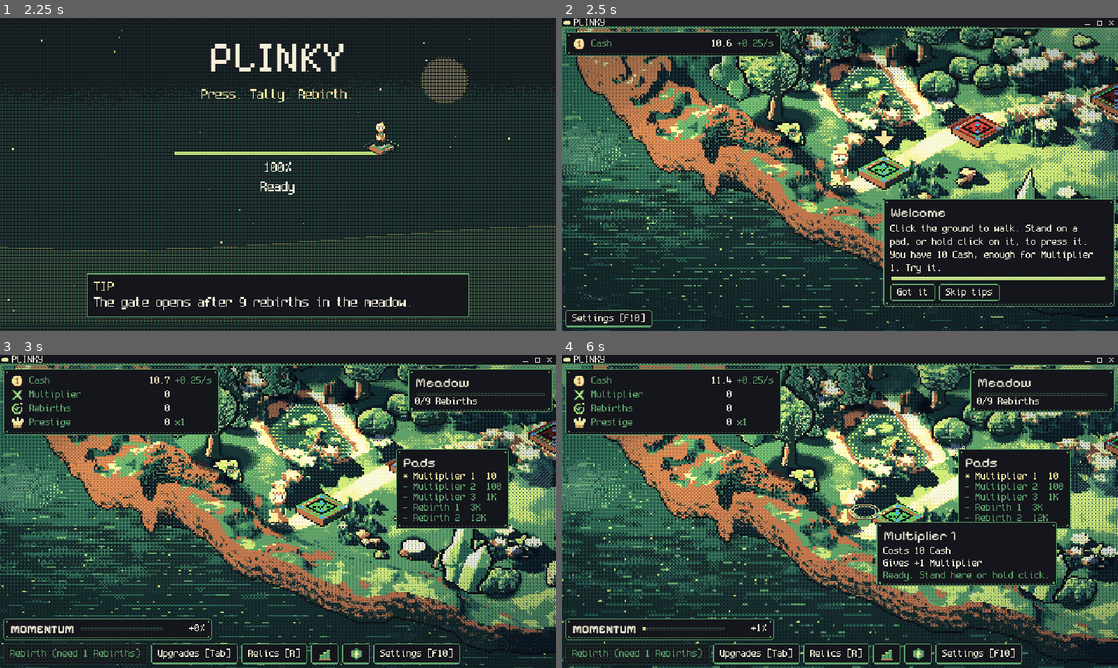
Above: before the commit, frames 1-4 (two rows, left to right).
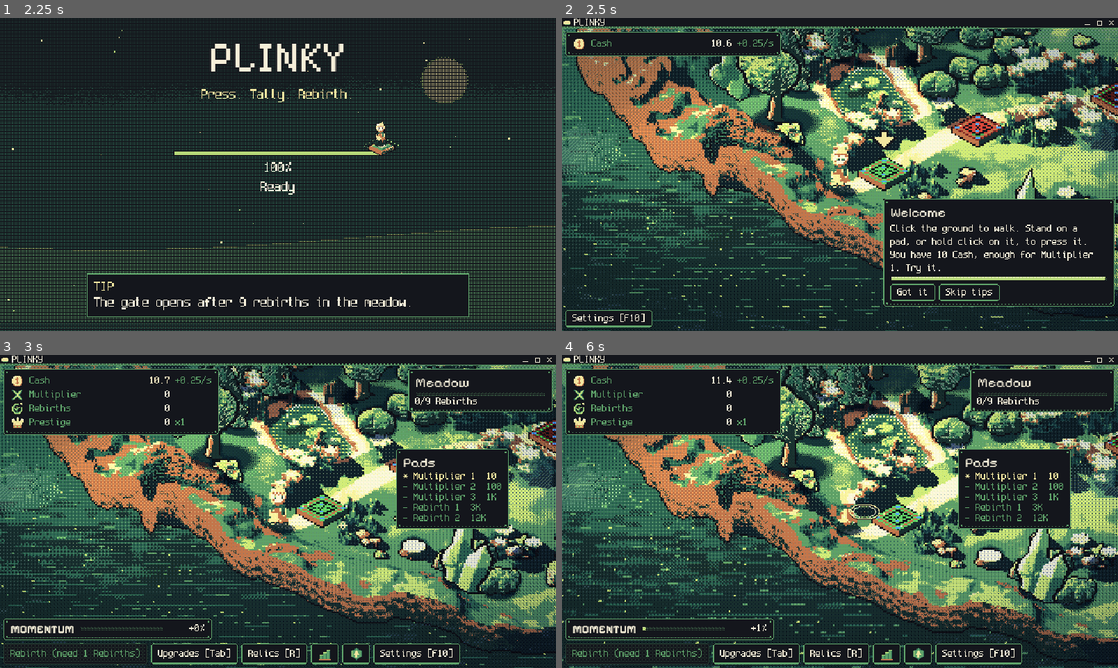
Above: after the commit, the same moments.

Repository: FreezingShock/Plinky
Game: Godot game, scene res://boot/boot.tscn
Same seed, same stepped clock (60 frames per second), same inputs: the game is played once before the commit and once after it.
Inputs (mouse positions are in pixels of both pictures, inside the frame that each line leads up to):
- Up to frame 1 (2.25 s): tap Enter (ui_accept) at 0.5, 0.77, 1.07 s; move the mouse to (400, 158) at 0.52 s; hold D 0.53-1.25 s; tap Space at 0.6 s; click (400, 158) at 0.67 s; drag from (166, 190) to (250, 237) at 1.27 s; move the mouse to (333, 105) at 2.02 s; hold D from 2.03 s (still down); tap 2 at 2.1 s
- Up to frame 2 (2.5 s): keep holding D
- Up to frame 3 (3 s): release D at 2.75 s; click "Skip tips" at 2.75 s
- Up to frame 4 (6 s): drag from (812, 574) to (673, 464) at 3.52 s; move the mouse to (1006, 558) at 4.27 s; hold A (plinky_left) 4.28-5 s; tap 1 at 4.35 s; tap Enter (ui_accept) at 4.52, 4.82 s; drag from (673, 464) to (756, 433) at 5.02 s; move the mouse to (867, 511) at 5.77 s; hold Escape (plinky_back) from 5.78 s (still down); tap 3 at 5.85 s; click (867, 511) at 5.92 s

Frame 1 is identical in both runs. In frame 2, 0.7% of the frame differs, in the area x 53-100%, y 21-56%; in frame 3, 0.5%; in frame 4, 5.6%, in the area x 55-100%, y 25-74%.

Commit message:
Pads: draw every outline as whole-texel rects and snap to the texel grid
Co-Authored-By: Claude Sonnet 5.5 <noreply@anthropic.com>
Claude-Session: https://claude.ai/code/session_01Pmx9dTPz6cri7VWy3YYTZV

Diff:
--- a/world/texel_pad.gd
+++ b/world/texel_pad.gd
@@ -59,6 +59,7 @@
 
 
 func _ready() -> void:
+	position = position.round()  # anchors are fractional; a plate drawn between texels would not sit on the world's grid
 	emblem_bits = absi(String(button_id).hash()) & 0x7FFF
 	rarity = load("res://content/rarities/%s.tres" % _sim().pad_rarity(button_id)) as RarityDef
 	var b: ButtonDef = _sim().button_defs.get(button_id) as ButtonDef
@@ -230,12 +231,12 @@
 	if rs >= 0:
 		var g: float = 1.0 + 0.45 * float(rs + 1) / 6.0
 		var rc: Color = palette[7] if rs < 4 else palette[4]
-		draw_polyline(_diamond(g), rc, 1.0)
+		_outline(g, 0, rc)
 	var ls: int = _level_step()
 	if ls > 0:
 		for k in 2:
 			var g2: float = 1.0 + 0.2 * float(ls) + 0.35 * float(k)
-			draw_polyline(_diamond(g2), palette[7] if ((ls + k) % 2 == 0 and not FxConfig.reduce_flashing) else palette[5], 1.0)
+			_outline(g2, 0, palette[7] if ((ls + k) % 2 == 0 and not FxConfig.reduce_flashing) else palette[5])
 	# Ink silhouette (rule 6: one outline in palette 0) around the whole slab.
 	for k in range(0, th + 1):
 		_rows(0, top + k, hx + 1, hy + 1, ink, ink)
@@ -260,7 +261,7 @@
 		rim = rim.lerp(Color.WHITE, 0.4)
 	if hovered:
 		rim = palette[7]
-	draw_polyline(_diamond_at(1.0, top), rim, 1.0)
+	_outline(1.0, top, rim)
 	# Inset: green when buyable, red when not, with a green gauge filling as you earn the cost. Each pad has its own motif.
 	var ihx: int = 10
 	var ihy: int = 5
@@ -301,9 +302,9 @@
 		glyph.assign([Vector2i(-1, -1), Vector2i(1, -1), Vector2i(0, 0), Vector2i(-1, 1), Vector2i(1, 1)])
 	for q: Vector2i in glyph:
 		draw_rect(Rect2(q.x, top + q.y, 1, 1), ink)
-	draw_polyline(_diamond_at(0.6, top), ink, 1.0)
+	_outline(0.6, top, ink)
 	if standing:
-		draw_polyline(_diamond_at(0.38, top), palette[7], 1.0)
+		_outline(0.38, top, palette[7])
 
 
 ## Unique 5x5 emblem per pad (mirrored, so it reads as a badge), projected onto the 2:1 plate. The centre stays clear
@@ -326,6 +327,18 @@
 			draw_rect(Rect2(x - 1, top + y, 2, 1), stat_color if spine else ink)
 
 
+## A 1 texel diamond outline built from whole-texel rects. draw_polyline's diagonals are anti-aliased and finer than
+## the world's pixel grid, which made the plate look like a high-res overlay on the chunky scene.
+func _outline(scale: float, y: int, col: Color) -> void:
+	var rx: float = HALF.x * scale
+	var ry: float = HALF.y * scale
+	for x in range(-roundi(rx), roundi(rx) + 1):
+		var dy: int = roundi(ry * (1.0 - absf(float(x)) / rx))
+		draw_rect(Rect2(x, y - dy, 1, 1), col)
+		if dy != 0:
+			draw_rect(Rect2(x, y + dy, 1, 1), col)
+
+
 func _dashed_diamond(scale: float, y: int, col: Color) -> void:
 	var rx: float = HALF.x * scale
 	var ry: float = HALF.y * scale
@@ -336,15 +349,3 @@
 		draw_rect(Rect2(x, y - dy, 1, 1), col)
 		if dy != 0:
 			draw_rect(Rect2(x, y + dy, 1, 1), col)
-
-
-func _diamond_at(scale: float, y: int) -> PackedVector2Array:
-	var pts: PackedVector2Array = _diamond(scale)
-	for i in pts.size():
-		pts[i].y += float(y)
-	return pts
-
-
-func _diamond(scale: float) -> PackedVector2Array:
-	var h: Vector2 = HALF * scale
-	return PackedVector2Array([Vector2(-h.x, 0), Vector2(0, -h.y), Vector2(h.x, 0), Vector2(0, h.y), Vector2(-h.x, 0)])
Not shown, changed: docs/decisions.md
